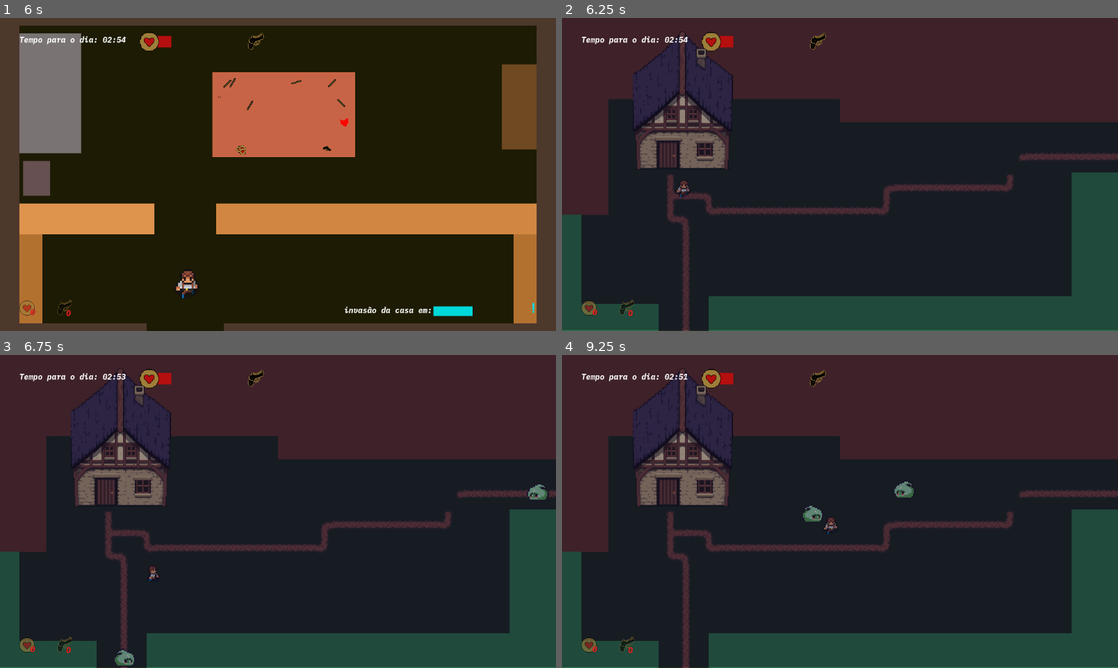
Above: before the commit, frames 1-4 (two rows, left to right).
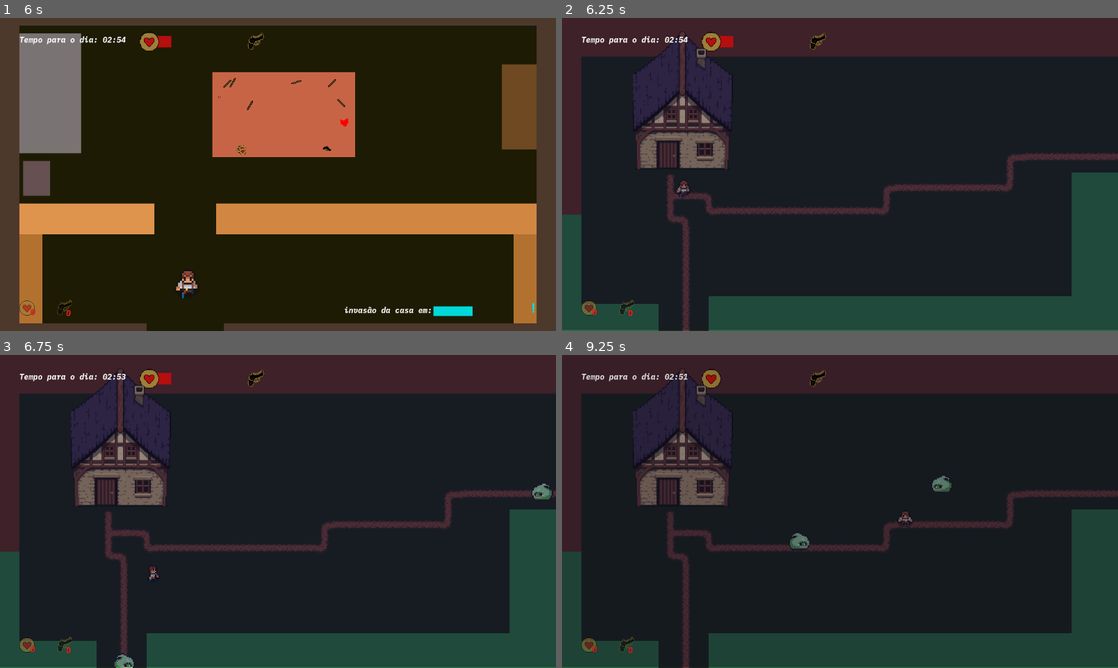
Above: after the commit, the same moments.

Repository: kawasousa/Scary-Jammers
Game: Godot game, scene res://scenes/menu_inicial.tscn
The game is run twice, just before and just after one commit, with the same random seed, the same clock (stepped at 60 frames per second) and the same inputs.
Inputs (mouse positions are in pixels of both pictures, inside the frame that each line leads up to):
- Up to frame 1 (6 s): click "novo jogo" at 0.5 s; tap Enter at 1.25 s; move the mouse to (400, 158) at 1.27 s; hold D (ui_right) 1.28-2.03 s; move the mouse to (166, 190) at 2.02 s; hold S (ui_down) 2.03-2.78 s; move the mouse to (333, 105) at 2.77 s; hold D (ui_right) 2.78-3.53 s; move the mouse to (250, 237) at 3.52 s; hold W (ui_up) 3.53-4.28 s; move the mouse to (444, 221) at 4.27 s; hold A (ui_left) 4.28-5.78 s; move the mouse to (111, 127) at 5.02 s; move the mouse to (305, 174) at 5.77 s; hold S (ui_down) from 5.78 s (still down)
- Up to frame 2 (6.25 s): keep holding S (ui_down)
- Up to frame 3 (6.75 s): move the mouse to (194, 433) at 6.52 s; release S (ui_down) at 6.53 s; hold D (ui_right) from 6.53 s (still down)
- Up to frame 4 (9.25 s): move the mouse to (962, 495) at 7.27 s; release D (ui_right) at 7.28 s; hold W (ui_up) 7.28-8.03 s; move the mouse to (728, 527) at 8.02 s; hold D (ui_right) 8.03-8.78 s; move the mouse to (895, 442) at 8.77 s; hold S (ui_down) from 8.78 s (still down)

Frame 1 is identical in both runs. In frame 2, 16% of the frame differs, in the area x 3-100%, y 12-63%; in frame 3, 17%; in frame 4, 17%, in the area x 3-100%, y 5-96%.

Commit message:
upup

Diff:
--- a/Scary Jam/scenes/outdoor_scene.tscn
+++ b/Scary Jam/scenes/outdoor_scene.tscn
@@ -100,22 +100,15 @@
 color = Color(0.109804, 0.160784, 0.117647, 1)
 metadata/_edit_use_anchors_ = true
 
-[node name="ColorRect" type="ColorRect" parent="placeholder_outdoor"]
+[node name="montanha tras" type="ColorRect" parent="placeholder_outdoor"]
 offset_right = 1152.0
-offset_bottom = 168.0
+offset_bottom = 80.0
 color = Color(0.360784, 0.192157, 0.164706, 1)
 metadata/_edit_use_anchors_ = true
 
 [node name="ColorRect2" type="ColorRect" parent="placeholder_outdoor"]
-offset_right = 96.0
+offset_right = 40.0
 offset_bottom = 408.0
-color = Color(0.360784, 0.192157, 0.164706, 1)
-metadata/_edit_use_anchors_ = true
-
-[node name="ColorRect3" type="ColorRect" parent="placeholder_outdoor"]
-offset_left = 576.0
-offset_right = 1152.0
-offset_bottom = 216.0
 color = Color(0.360784, 0.192157, 0.164706, 1)
 metadata/_edit_use_anchors_ = true
 
@@ -152,8 +145,7 @@
 [node name="StaticBody2D" type="StaticBody2D" parent="placeholder_outdoor"]
 
 [node name="CollisionPolygon2D" type="CollisionPolygon2D" parent="placeholder_outdoor/StaticBody2D"]
-visible = false
-polygon = PackedVector2Array(199, 646, 199, 592, 39, 589, 41, 409, 98, 406, 92, 167, 141, 168, 143, 284, 368, 284, 369, 166, 576, 171, 579, 212, 1110, 219, 1117, 317, 1058, 320, 1056, 570, 302, 577, 305, 646, 1153, 651, 1153, -2, -4, -1, 0, 645)
+polygon = PackedVector2Array(199, 646, 199, 592, 39, 589, 40, 78, 130, 152, 152, 241, 155, 314, 175, 313, 175, 281, 254, 281, 256, 312, 347, 313, 358, 214, 369, 166, 436, 78, 1114, 82, 1117, 317, 1058, 320, 1056, 570, 302, 577, 305, 646, 1153, 651, 1153, -2, -4, -1, 0, 645)
 
 [node name="AssetsSpritesheetV2Free" type="Sprite2D" parent="placeholder_outdoor"]
 position = Vector2(252, 170)
@@ -165,7 +157,7 @@
 [node name="TileMap" type="TileMap" parent="placeholder_outdoor"]
 tile_set = SubResource("TileSet_gys13")
 format = 2
-layer_0/tile_data = PackedInt32Array(1310733, 393216, 0, 137 …(4124 unchanged characters)… 4, 1441850, 327680, 5, 1310777, 393216, 0, 1310778, 458752, 0, 1114171, 0, 6, 1179707, 0, 7)
+layer_0/tile_data = PackedInt32Array(1310733, 393216, 0, 137 …(4124 unchanged characters)… 4, 1441850, 327680, 5, 1310777, 393216, 3, 1310778, 458752, 3, 1114171, 393216, 1342177283, 1179707, 458752, 1342177283, 1245241, 393216, 2, 1245242, 458752, 2, 1114169, 0, 0, 1179705, 0, 1, 1114170, 65536, 0, 1179706, 65536, 1)
 
 [node name="Player" parent="." instance=ExtResource("1_r2x21")]
 position = Vector2(255, 575)
--- a/Scary Jam/script/enemy_scene.gd
+++ b/Scary Jam/script/enemy_scene.gd
@@ -1,7 +1,7 @@
 extends CharacterBody2D
 class_name Enemy
 
-const SPEED = 10000
+const SPEED = 9000
 const HEART_RESOURCE = preload("res://scenes/heart_resource.tscn")
 @onready var animated_sprite_2d = $AnimatedSprite2D
 
Not shown, added: Scary Jam/export/index.apple-touch-icon.png.import
Not shown, added: Scary Jam/export/index.icon.png.import
Not shown, added: Scary Jam/export/index.png.import
Not shown, changed: Scary Jam/export_presets.cfg
Not shown, changed: Scary Jam/export/Scary-Jam.zip
Not shown, added: Scary Jam/export/index.apple-touch-icon.png
Not shown, added: Scary Jam/export/index.audio.worklet.js
Not shown, added: Scary Jam/export/index.icon.png
Not shown, added: Scary Jam/export/index.pck
Not shown, added: Scary Jam/export/index.png
Not shown, added: Scary Jam/export/index.wasm
Not shown, added: Scary Jam/export/index.worker.js
